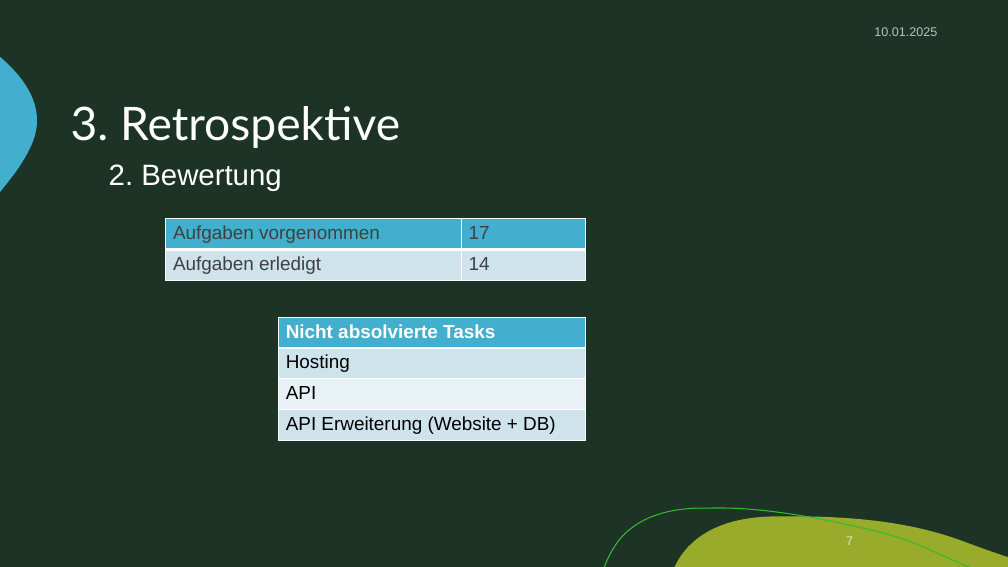
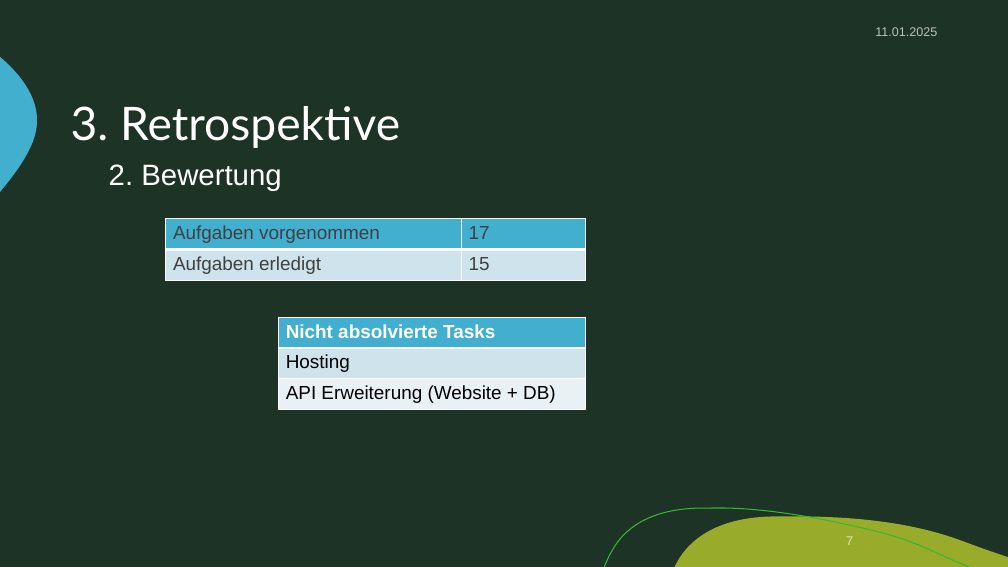
Before and after one commit to zIExpantion/ZumGelbenBach, a slide deck: slide 7 of Dokumente/Sprint-Backlog/Sprint-Backlog3.pptx. Drawn at 1008x567 pixels with LibreOffice and Linux fonts; fonts in the diff are those of the drawing; background and template pictures are left out. Boxes give left, top, right and bottom in pixels: in the first picture for what was removed or moved away, otherwise in the second. Text is boxed around its words. In the diff, an @@ line names an element or a change of style, - is before the commit and + after.

```diff
--- a/Dokumente/Sprint-Backlog/Sprint-Backlog3.pptx
+++ b/Dokumente/Sprint-Backlog/Sprint-Backlog3.pptx
@@ text at [875, 27, 937, 36]: text changed @@
-10.01.2025
+11.01.2025
@@ table at [166, 219, 586, 280] @@
-row 2, column 2: 14
+row 2, column 2: 15
@@ table at [278, 318, 586, 410] @@
-row 3: API
```
Also in this commit, not shown: 20 other slides changed, 1 slide added.
